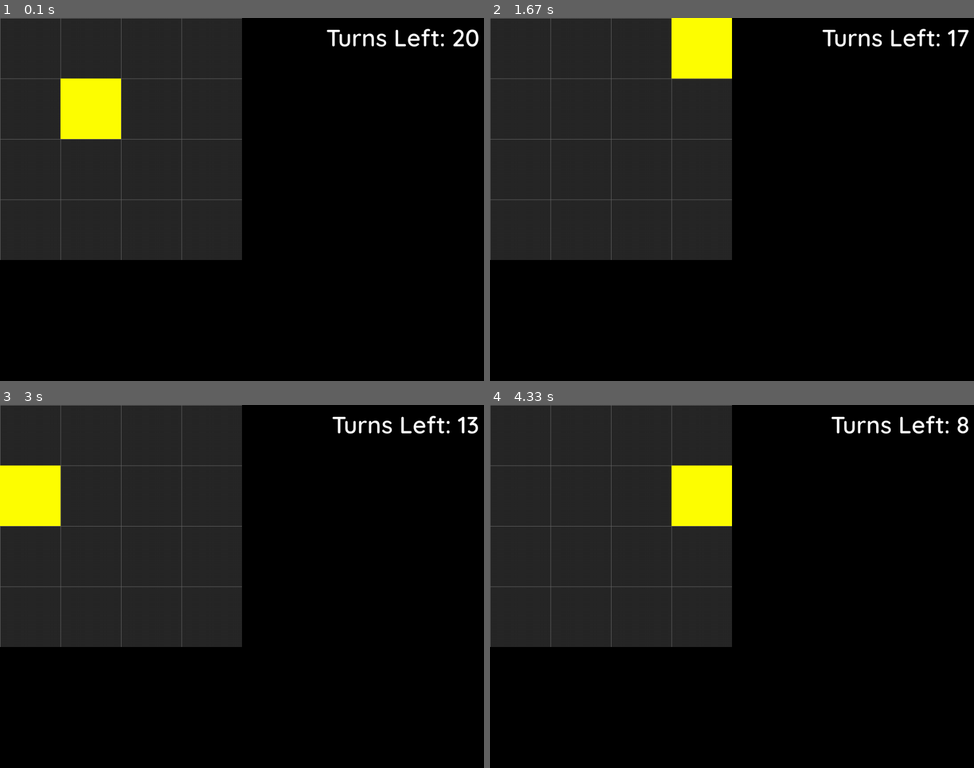
Above: before the commit, frames 1-4 (two rows, left to right).
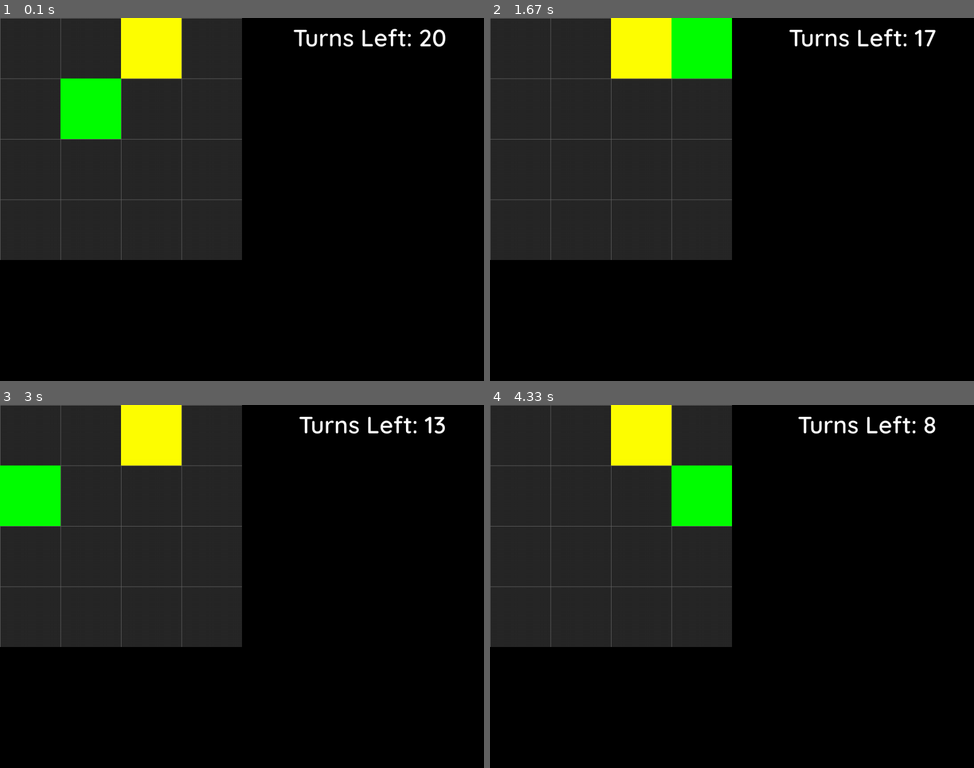
Above: after the commit, the same moments.

Repository: WyattSt/group-2
Game: pygame game, started from Invisible Stalker Improved/main.py
The game is run twice, just before and just after one commit, with the same random seed, the same clock (stepped at 60 frames per second) and the same inputs.
Inputs:
- Up to frame 1 (0.1 s): no input
- Up to frame 2 (1.67 s): hold D 0.33-0.8 s; hold W 0.83-1.13 s; hold D 1.17-1.63 s
- Up to frame 3 (3 s): hold A 1.67-2.2 s; hold S 2.23-2.53 s; hold A 2.57-2.97 s
- Up to frame 4 (4.33 s): hold W 3-3.37 s; hold D 3.4-4.03 s; hold S from 4.07 s (still down)

The runs differ from the first frame. In frame 1, 5.0% of the frame differs, in the area x 12-99%, y 0-34%; in frame 2, 4.9%; in frame 3, 5.0%; in frame 4, 5.0%.

Commit message:
Added Stalker spawning in random location

Diff:
--- a/Invisible Stalker Improved/main.py
+++ b/Invisible Stalker Improved/main.py
@@ -3,6 +3,7 @@
 from settings import *
 from sprites import *
 from os import path
+from random import randint
 
 class Game:
     def __init__(self):
@@ -48,6 +49,7 @@
         self.all_sprites = pg.sprite.Group()
         self.walls = pg.sprite.Group()
         self.player = Player(self, 1, 1)
+        self.stalker = Stalker(self, randint(0,4), randint(0,4))
 
         # BOUNDARIES
         for x in range(0, 4):
@@ -100,9 +102,9 @@
         self.screen.fill(BGCOLOR)
         self.draw_grid()
         self.all_sprites.draw(self.screen)
-        self.draw_text('Turns Left: {}'.format(turn), self.hud_font, 50, WHITE, WIDTH - 10, 10, align="ne")
+        self.draw_text('Turns Left: {}'.format(turn), self.hud_font, 50, WHITE, WIDTH - 80, 10, align="ne")
         if turn == 0:
-            self.draw_text('Game Over: Out of Turns', self.hud_font, 70, WHITE, WIDTH/2, HEIGHT/2, align="center")
+            self.draw_text('Game Over: Out of Turns', self.hud_font, 70, WHITE, WIDTH/2, HEIGHT - 125, align="center")
         pg.display.flip()
 
     # Take user input ( WASD for movement )
--- a/Invisible Stalker Improved/sprites.py
+++ b/Invisible Stalker Improved/sprites.py
@@ -8,7 +8,7 @@
         pg.sprite.Sprite.__init__(self, self.groups)
         self.game = game
         self.image = pg.Surface((TILESIZE, TILESIZE))
-        self.image.fill(YELLOW)
+        self.image.fill(GREEN)
         self.rect = self.image.get_rect()
         self.x = x
         self.y = y
@@ -19,7 +19,30 @@
             self.x += dx
             self.y += dy
 
-    # wall collision detector
+    # Wall collision detector
+    def wall_collision(self, dx=0, dy=0):
+        for wall in self.game.walls:
+            if wall.x == self.x + dx and wall.y == self.y + dy:
+                return True
+        return False
+
+    # Update player rect location
+    def update(self):
+        self.rect.x = self.x * TILESIZE
+        self.rect.y = self.y * TILESIZE
+
+# Defining the Stalker
+class Stalker(pg.sprite.Sprite):
+    def __init__(self, game, x, y):
+        self.groups = game.all_sprites
+        pg.sprite.Sprite.__init__(self, self.groups)
+        self.game = game
+        self.image = pg.Surface((TILESIZE, TILESIZE))
+        self.image.fill(YELLOW)
+        self.rect = self.image.get_rect()
+        self.x = x
+        self.y = y
+
     def wall_collision(self, dx=0, dy=0):
         for wall in self.game.walls:
             if wall.x == self.x + dx and wall.y == self.y + dy:
@@ -29,6 +52,12 @@
     def update(self):
         self.rect.x = self.x * TILESIZE
         self.rect.y = self.y * TILESIZE
+
+    def move(self, dx = 0, dy = 0):
+        if not self.wall_collision(dx, dy):
+            self.x += dx
+            self.y += dy
+
 
 # Defines what a wall is
 class Wall(pg.sprite.Sprite):
